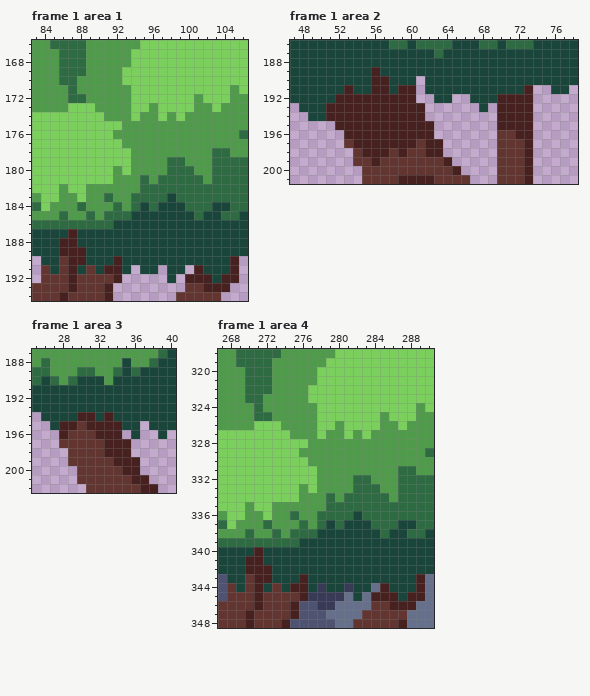
Two states of a pixel-art file, Sprites/Grasslands.aseprite. The picture above is the old version.
600x600 pixels, 5 frames. Shown: frame 1 area 1: x 83..106, y 166..194; frame 1 area 2: x 47..78, y 186..201; frame 1 area 3: x 25..40, y 187..202; frame 1 area 4: x 267..290, y 318..348. The commit also changed other frames or places, which this record leaves out.
New version:
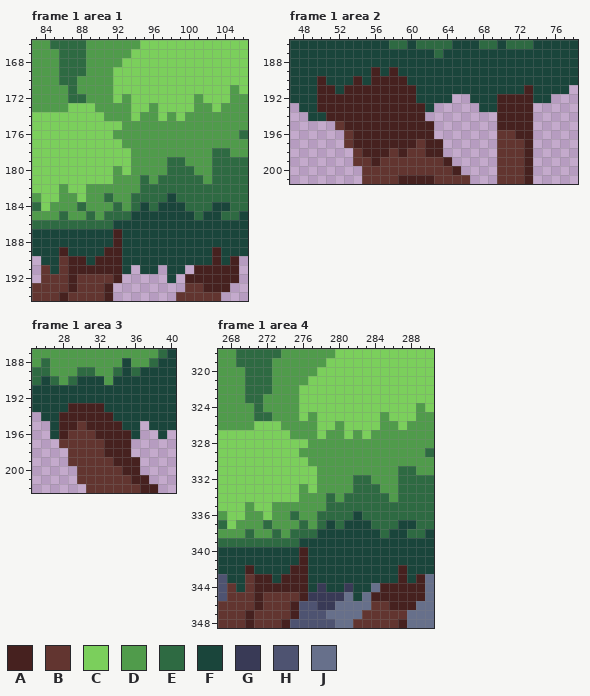
Palette (. is transparent): A #46211f  B #623530  C #7bcf5c  D #509b4b  E #2e6a42  F #1a453b  G #393a56  H #4e5371  J #67708b
The exact change:
Frame 1 area 1, layer "grasslands":
Colour A replaces colour B in row 191 at x 89.
Colour A replaces colour F in rows 187 to 188 at x 92; in row 189 at x 91 to 92 and 103; in row 190 at x 90 to 91 and 103; in row 191 at x 88, 90 and 102 to 104; in row 192 at x 103.
Colour C replaces colour D in row 168 at x 93; in rows 169 to 170 at x 92; in row 171 at x 92 to 93; in row 172 at x 92.
Colour F replaces colour A in row 187 at x 87; in row 188 at x 86 to 87; in row 189 at x 87 to 88.
Frame 1 area 2, layer "grasslands":
Colour A replaces colour F in row 189 at x 58; in row 190 at x 50, 54 and 58 to 59; in row 191 at x 50 to 51, 54 to 55 and 58; in row 192 at x 50 to 51; in row 193 at x 50.
Colour B replaces colour A in row 195 at x 52; in row 196 at x 53.
Colour F is added in row 190 at x 61; in row 191 at x 61 and 74 to 75; in row 192 at x 61 to 62 and 74 to 75; in row 193 at x 62 and 69.
Frame 1 area 3, layer "grasslands":
Colour A is added in row 196 at x 35.
Colour A replaces colour F in row 193 at x 29 to 32; in row 194 at x 28 to 29 and 32.
Colour F is added in row 196 at x 27.
Frame 1 area 4, layer "grasslands":
Colour A replaces colour B in row 344 at x 273.
Colour A replaces colour F in rows 340 to 341 at x 276; in row 342 at x 275 to 276 and 287; in row 343 at x 274 to 275 and 287; in row 344 at x 272, 274 and 286 to 288; in row 345 at x 287.
Colour C replaces colour D in row 321 at x 277; in rows 322 to 323 at x 276; in row 324 at x 276 to 277; in row 325 at x 276.
Colour F replaces colour A in row 340 at x 271; in row 341 at x 270 to 271; in row 342 at x 271 to 272.
